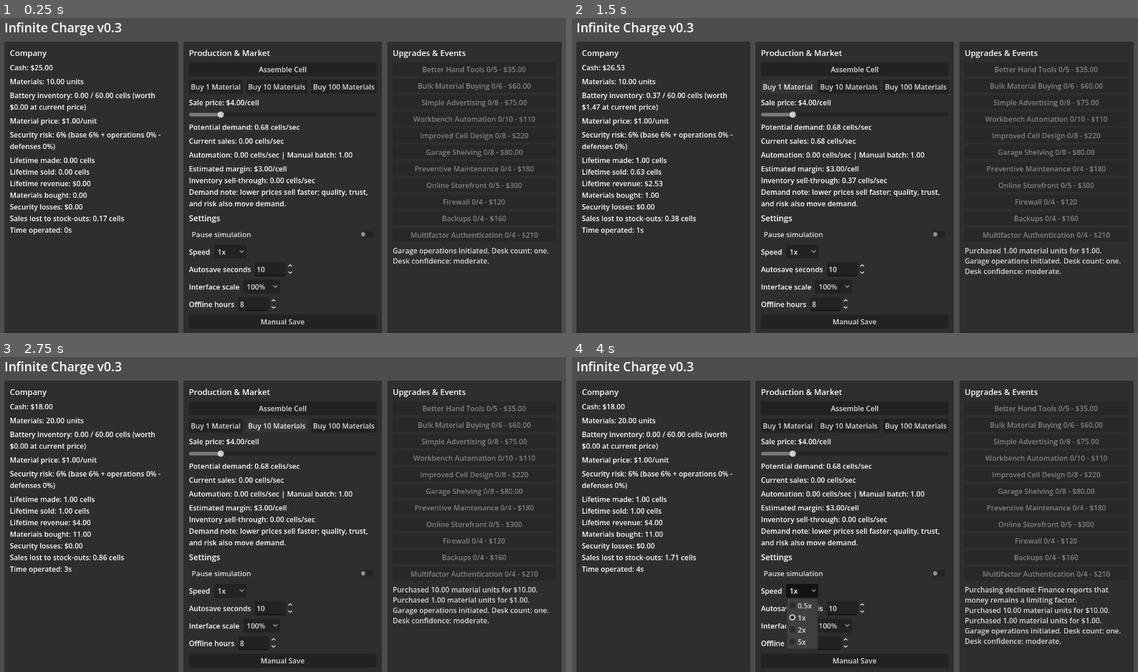
Above: before the commit, frames 1-4 (two rows, left to right).
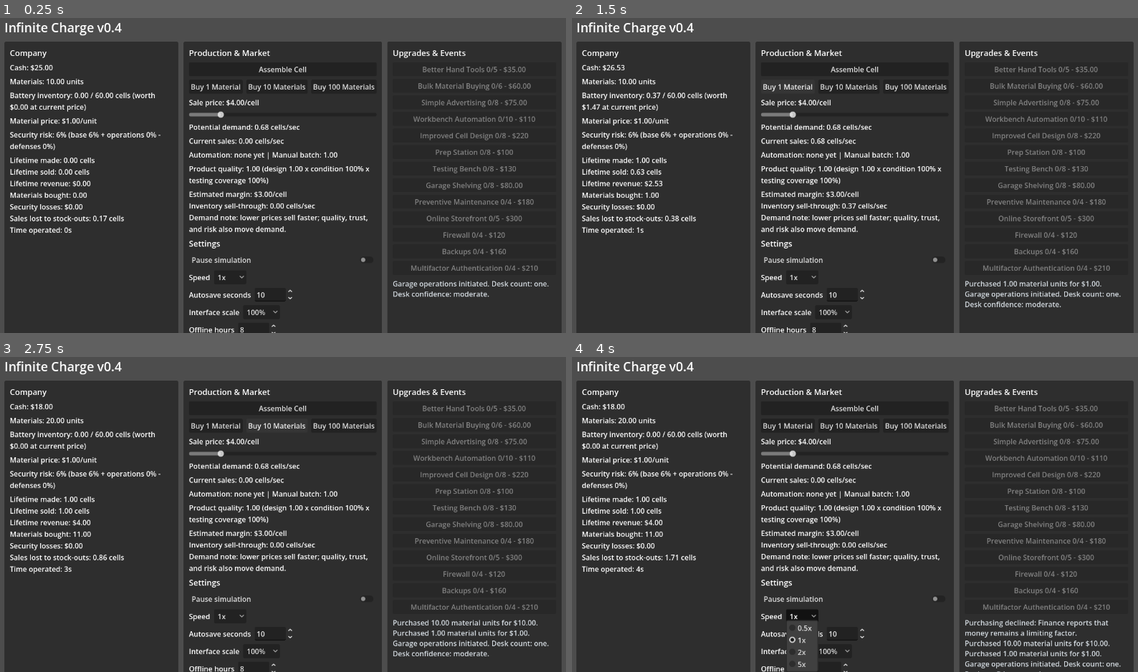
Above: after the commit, the same moments.

Repository: Moose151/infinite-charge
Game: Godot game, scene res://scenes/Main.tscn
Same seed, same stepped clock (60 frames per second), same inputs: the game is played once before the commit and once after it.
Inputs:
- Up to frame 1 (0.25 s): no input
- Up to frame 2 (1.5 s): click "Assemble Cell" at 0.5 s; click "Buy 1 Material" at 1.25 s
- Up to frame 3 (2.75 s): click "Buy 10 Materials" at 2 s
- Up to frame 4 (4 s): click "Buy 100 Materials" at 2.75 s; click "1x" at 3.5 s

The runs differ from the first frame. In frame 1, 5.1% of the frame differs, in the area x 20-97%, y 1-100%; in frame 2, 5.5%; in frame 3, 5.9%; in frame 4, 6.9%.

Commit message:
v0.4: Production stages and product quality
- Prep -> assembly -> testing stages; prep hard-limits automated output
- Testing coverage is a quality knob: under-tested cells ship at lower
  effective quality, which feeds demand and fair price
- Effective quality = design x machine condition x testing coverage
- New upgrades: Prep Station and Testing Bench
- Stage readout with bottleneck indicator; quality breakdown line in UI
- Bottleneck-aware harness bot; test suite extended to 84 checks

Co-Authored-By: Claude Fable 5 <noreply@anthropic.com>

Diff:
--- a/data/upgrades/garage_upgrades.json
+++ b/data/upgrades/garage_upgrades.json
@@ -54,6 +54,28 @@
     "effects": {
       "quality_add": 0.08,
       "base_price_add": 0.55
+    }
+  },
+  {
+    "id": "prep_station",
+    "name": "Prep Station",
+    "description": "Materials are now sorted before assembly instead of during an argument.",
+    "base_cost": 100.0,
+    "cost_scale": 1.55,
+    "max_level": 8,
+    "effects": {
+      "prep_rate_add": 0.45
+    }
+  },
+  {
+    "id": "testing_bench",
+    "name": "Testing Bench",
+    "description": "Cells are now tested by equipment rather than by the customer.",
+    "base_cost": 130.0,
+    "cost_scale": 1.6,
+    "max_level": 8,
+    "effects": {
+      "testing_rate_add": 0.45
     }
   },
   {
--- a/project.godot
+++ b/project.godot
@@ -15,7 +15,7 @@
 [application]
 
 config/name="Infinite Charge"
-config/version="0.3"
+config/version="0.4"
 run/main_scene="res://scenes/Main.tscn"
 config/features=PackedStringArray("4.7", "Forward Plus")
 config/icon="res://icon.svg"
@@ -27,6 +27,10 @@
 window/size/min_width=960
 window/size/min_height=540
 
+[dotnet]
+
+project/assembly_name="Infinite Charge"
+
 [rendering]
 
 renderer/rendering_method="gl_compatibility"
--- a/scripts/formulas.gd
+++ b/scripts/formulas.gd
@@ -2,13 +2,28 @@
 class_name Formulas
 
 static func demand_per_second(state: GameState) -> float:
-	var fair_price: float = maxf(0.25, state.base_value * state.quality)
+	var quality: float = effective_quality(state)
+	var fair_price: float = maxf(0.25, state.base_value * quality)
 	var price_ratio: float = state.sale_price / fair_price
 	var price_factor: float = pow(price_ratio, -1.35)
 	var trust_factor: float = 1.0 + state.trust * 0.35
 	var security_penalty: float = clampf(effective_risk(state) * 0.55, 0.0, 0.45)
-	var quality_factor: float = clampf(state.quality, 0.25, 4.0)
+	var quality_factor: float = clampf(quality, 0.25, 4.0)
 	return maxf(0.0, 0.7 * state.awareness * price_factor * quality_factor * trust_factor * (1.0 - security_penalty))
+
+static func automated_throughput(state: GameState) -> float:
+	return minf(state.production_per_second, state.prep_rate) * machine_efficiency(state)
+
+static func testing_coverage(state: GameState) -> float:
+	var throughput: float = automated_throughput(state)
+	if throughput <= 0.001:
+		return 1.0
+	return clampf(state.testing_rate / throughput, 0.0, 1.0)
+
+static func effective_quality(state: GameState) -> float:
+	var condition_factor: float = 0.8 + 0.2 * clampf(state.machine_condition, 0.0, 1.0)
+	var testing_factor: float = 0.8 + 0.2 * testing_coverage(state)
+	return state.quality * condition_factor * testing_factor
 
 static func effective_risk(state: GameState) -> float:
 	return clampf(state.risk - state.risk_reduction, 0.0, 1.0)
--- a/scripts/game_state.gd
+++ b/scripts/game_state.gd
@@ -17,6 +17,8 @@
 
 var manual_output: float = 1.0
 var production_per_second: float = 0.0
+var prep_rate: float = 0.8
+var testing_rate: float = 0.5
 var warehouse_capacity: float = 60.0
 var machine_condition: float = 1.0
 var wear_reduction: float = 0.0
@@ -73,6 +75,8 @@
 		"material_market_timer": material_market_timer,
 		"manual_output": manual_output,
 		"production_per_second": production_per_second,
+		"prep_rate": prep_rate,
+		"testing_rate": testing_rate,
 		"warehouse_capacity": warehouse_capacity,
 		"machine_condition": machine_condition,
 		"wear_reduction": wear_reduction,
@@ -115,6 +119,8 @@
 	material_market_timer = float(data.get("material_market_timer", material_market_timer))
 	manual_output = float(data.get("manual_output", manual_output))
 	production_per_second = float(data.get("production_per_second", production_per_second))
+	prep_rate = float(data.get("prep_rate", prep_rate))
+	testing_rate = float(data.get("testing_rate", testing_rate))
 	warehouse_capacity = float(data.get("warehouse_capacity", warehouse_capacity))
 	machine_condition = float(data.get("machine_condition", machine_condition))
 	wear_reduction = float(data.get("wear_reduction", wear_reduction))
--- a/scripts/main.gd
+++ b/scripts/main.gd
@@ -29,6 +29,7 @@
 var ui_scale_option: OptionButton
 var condition_label: Label
 var service_button: Button
+var quality_label: Label
 
 const UI_SCALES: Array[float] = [1.0, 1.25, 1.5, 1.75, 2.0]
 
@@ -130,6 +131,7 @@
 	demand_label = _add_label(middle)
 	sales_label = _add_label(middle)
 	production_label = _add_label(middle)
+	quality_label = _add_label(middle)
 
 	condition_label = _add_label(middle)
 	service_button = Button.new()
@@ -347,11 +349,24 @@
 			ceili(state.production_downtime),
 			Formulas.format_number(state.manual_output)
 		]
-	else:
-		production_label.text = "Automation: %s cells/sec | Manual batch: %s" % [
+	elif state.production_per_second > 0.0:
+		var bottleneck: String = " (prep-limited)" if state.prep_rate < state.production_per_second else " (assembly-limited)"
+		production_label.text = "Stages: prep %s/s | assembly %s/s | testing %s/s\nAutomated output: %s cells/sec%s | Manual batch: %s" % [
+			Formulas.format_number(state.prep_rate),
 			Formulas.format_number(state.production_per_second),
+			Formulas.format_number(state.testing_rate),
+			Formulas.format_number(Formulas.automated_throughput(state)),
+			bottleneck,
 			Formulas.format_number(state.manual_output)
 		]
+	else:
+		production_label.text = "Automation: none yet | Manual batch: %s" % Formulas.format_number(state.manual_output)
+	quality_label.text = "Product quality: %.2f (design %.2f x condition %d%% x testing coverage %d%%)" % [
+		Formulas.effective_quality(state),
+		state.quality,
+		roundi((0.8 + 0.2 * clampf(state.machine_condition, 0.0, 1.0)) * 100.0),
+		roundi(Formulas.testing_coverage(state) * 100.0)
+	]
 	_update_maintenance_row()
 	var estimated_margin: float = Formulas.estimated_margin_per_cell(state)
 	var sell_through: float = Formulas.sell_through_per_second(state)
--- a/scripts/simulation.gd
+++ b/scripts/simulation.gd
@@ -53,7 +53,7 @@
 		state.production_downtime = maxf(0.0, state.production_downtime - delta)
 
 	var space: float = Formulas.warehouse_space(state)
-	var automated_target: float = state.production_per_second * Formulas.machine_efficiency(state) * uptime
+	var automated_target: float = Formulas.automated_throughput(state) * uptime
 	var automated_cells: float = minf(minf(state.raw_materials, space), automated_target)
 	if automated_cells > 0.0:
 		state.raw_materials -= automated_cells
@@ -188,6 +188,8 @@
 	state.trust += float(effects.get("trust_add", 0.0))
 	state.warehouse_capacity += float(effects.get("warehouse_capacity_add", 0.0))
 	state.wear_reduction += float(effects.get("wear_reduction_add", 0.0))
+	state.prep_rate += float(effects.get("prep_rate_add", 0.0))
+	state.testing_rate += float(effects.get("testing_rate_add", 0.0))
 
 func _update_material_market(state: GameState, delta: float, allow_events: bool, report: Dictionary) -> void:
 	state.material_market_timer += delta
--- a/tools/balance_harness.gd
+++ b/tools/balance_harness.gd
@@ -69,6 +69,13 @@
 			var level: int = int(state.upgrade_levels.get(id, 0))
 			if level >= int(definition.get("max_level", 1)):
 				continue
+			# Play the bottleneck like a player reading the stage readout.
+			if id == "workbench_automation" and state.production_per_second >= state.prep_rate:
+				continue
+			if id == "prep_station" and state.prep_rate >= state.production_per_second + 0.5:
+				continue
+			if id == "testing_bench" and state.testing_rate >= Formulas.automated_throughput(state):
+				continue
 			var cost: float = Formulas.upgrade_cost(definition, level)
 			if cost < best_cost:
 				best_cost = cost
--- a/tools/run_tests.gd
+++ b/tools/run_tests.gd
@@ -13,6 +13,8 @@
 	_test_upgrades()
 	_test_advance()
 	_test_warehouse_capacity()
+	_test_production_stages()
+	_test_quality()
 	_test_maintenance()
 	_test_lost_sales()
 	_test_chunked_advance()
@@ -118,6 +120,7 @@
 	state.battery_cells = 30.0
 	state.warehouse_capacity = 200.0
 	state.production_per_second = 2.0
+	state.prep_rate = 100.0
 	state.sale_price = 4.0
 	var report: Dictionary = simulation.advance(state, 1.0, false)
 	_check(float(report["cells_made"]) > 0.0, "advance produces automatically")
@@ -133,6 +136,7 @@
 	state.battery_cells = 59.0
 	state.warehouse_capacity = 60.0
 	state.production_per_second = 10.0
+	state.prep_rate = 100.0
 	state.awareness = 0.0
 	simulation.advance(state, 1.0, false)
 	_check(is_equal_approx(state.battery_cells, 60.0), "automation stops at warehouse capacity")
@@ -145,12 +149,60 @@
 	simulation.buy_upgrade(upgraded, {"id": "shelves", "base_cost": 0.0, "max_level": 1, "effects": {"warehouse_capacity_add": 60.0}})
 	_check(is_equal_approx(upgraded.warehouse_capacity, 120.0), "shelving upgrade raises capacity")
 
+func _test_production_stages() -> void:
+	var state: GameState = GameState.new()
+	var simulation: Simulation = _make_sim()
+	state.raw_materials = 100.0
+	state.warehouse_capacity = 1000.0
+	state.production_per_second = 5.0
+	state.prep_rate = 1.0
+	state.awareness = 0.0
+	var report: Dictionary = simulation.advance(state, 1.0, false)
+	_check(is_equal_approx(float(report["cells_made"]), 1.0), "prep stage bottlenecks assembly")
+
+	state.prep_rate = 10.0
+	report = simulation.advance(state, 1.0, false)
+	_check(float(report["cells_made"]) > 4.0, "assembly limits when prep is fast")
+
+	var upgraded: GameState = GameState.new()
+	simulation.buy_upgrade(upgraded, {"id": "prep", "base_cost": 0.0, "max_level": 1, "effects": {"prep_rate_add": 0.45, "testing_rate_add": 0.45}})
+	_check(is_equal_approx(upgraded.prep_rate, 1.25), "prep upgrade raises prep rate")
+	_check(is_equal_approx(upgraded.testing_rate, 0.95), "testing upgrade raises testing rate")
+
+func _test_quality() -> void:
+	var state: GameState = GameState.new()
+	_check(is_equal_approx(Formulas.effective_quality(state), state.quality), "quality unchanged with no automation")
+
+	state.production_per_second = 2.0
+	state.prep_rate = 2.0
+	state.testing_rate = 1.0
+	_check(is_equal_approx(Formulas.testing_coverage(state), 0.5), "testing coverage is testing rate over throughput")
+	_check(is_equal_approx(Formulas.effective_quality(state), state.quality * 0.9), "untested output lowers quality")
+
+	state.testing_rate = 5.0
+	_check(is_equal_approx(Formulas.testing_coverage(state), 1.0), "coverage caps at 100%")
+
+	state.machine_condition = 0.0
+	var worn_quality: float = Formulas.effective_quality(state)
+	_check(worn_quality < state.quality, "worn machines lower quality")
+
+	var healthy: GameState = GameState.new()
+	healthy.sale_price = 4.0
+	var neglected: GameState = GameState.new()
+	neglected.sale_price = 4.0
+	neglected.production_per_second = 5.0
+	neglected.prep_rate = 5.0
+	neglected.testing_rate = 0.0
+	neglected.machine_condition = 0.0
+	_check(Formulas.demand_per_second(neglected) < Formulas.demand_per_second(healthy), "poor quality reduces demand")
+
 func _test_maintenance() -> void:
 	var state: GameState = GameState.new()
 	var simulation: Simulation = _make_sim()
 	state.raw_materials = 10000.0
 	state.warehouse_capacity = 100000.0
 	state.production_per_second = 10.0
+	state.prep_rate = 100.0
 	state.awareness = 0.0
 	simulation.advance(state, 60.0, false)
 	_check(state.machine_condition < 1.0, "automated production wears machines")
@@ -189,6 +241,7 @@
 	state.raw_materials = 100000.0
 	state.warehouse_capacity = 60.0
 	state.production_per_second = 5.0
+	state.prep_rate = 100.0
 	state.sale_price = 1.0
 	state.awareness = 5.0
 	var report: Dictionary = simulation.advance_chunked(state, 3600.0, false)
@@ -200,6 +253,7 @@
 	var simulation: Simulation = _make_sim()
 	state.raw_materials = 100.0
 	state.production_per_second = 2.0
+	state.prep_rate = 100.0
 	state.production_downtime = 10.0
 	simulation.advance(state, 1.0, false)
 	_check(is_equal_approx(state.raw_materials, 100.0), "downtime halts automated production")
@@ -265,6 +319,8 @@
 	state.production_downtime = 4.0
 	state.ui_scale = 1.5
 	state.warehouse_capacity = 240.0
+	state.prep_rate = 1.7
+	state.testing_rate = 1.4
 	state.machine_condition = 0.75
 	state.wear_reduction = 0.2
 	state.lifetime_sales_lost = 42.0
@@ -284,6 +340,8 @@
 	_check(is_equal_approx(loaded.production_downtime, 4.0), "downtime restored")
 	_check(is_equal_approx(loaded.ui_scale, 1.5), "ui scale restored")
 	_check(is_equal_approx(loaded.warehouse_capacity, 240.0), "warehouse capacity restored")
+	_check(is_equal_approx(loaded.prep_rate, 1.7), "prep rate restored")
+	_check(is_equal_approx(loaded.testing_rate, 1.4), "testing rate restored")
 	_check(is_equal_approx(loaded.machine_condition, 0.75), "machine condition restored")
 	_check(is_equal_approx(loaded.wear_reduction, 0.2), "wear reduction restored")
 	_check(is_equal_approx(loaded.lifetime_sales_lost, 42.0), "lost sales restored")
Not shown, added: tools/balance_harness.gd.uid
Not shown, added: tools/run_tests.gd.uid
Not shown, changed: CHANGELOG.md
Not shown, changed: docs/HANDOVER.md
